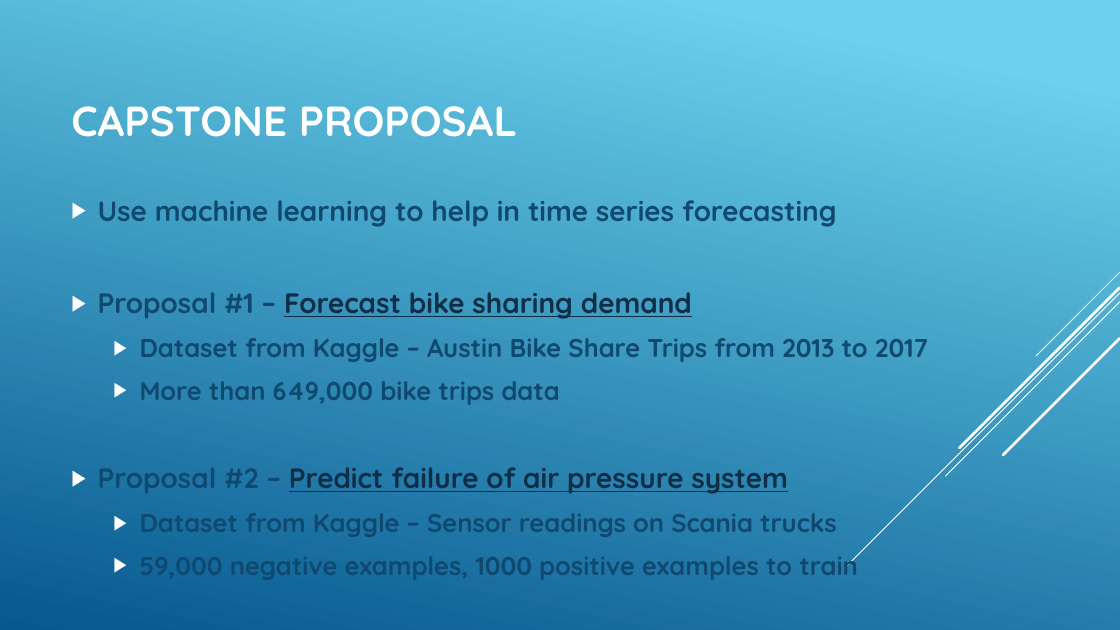
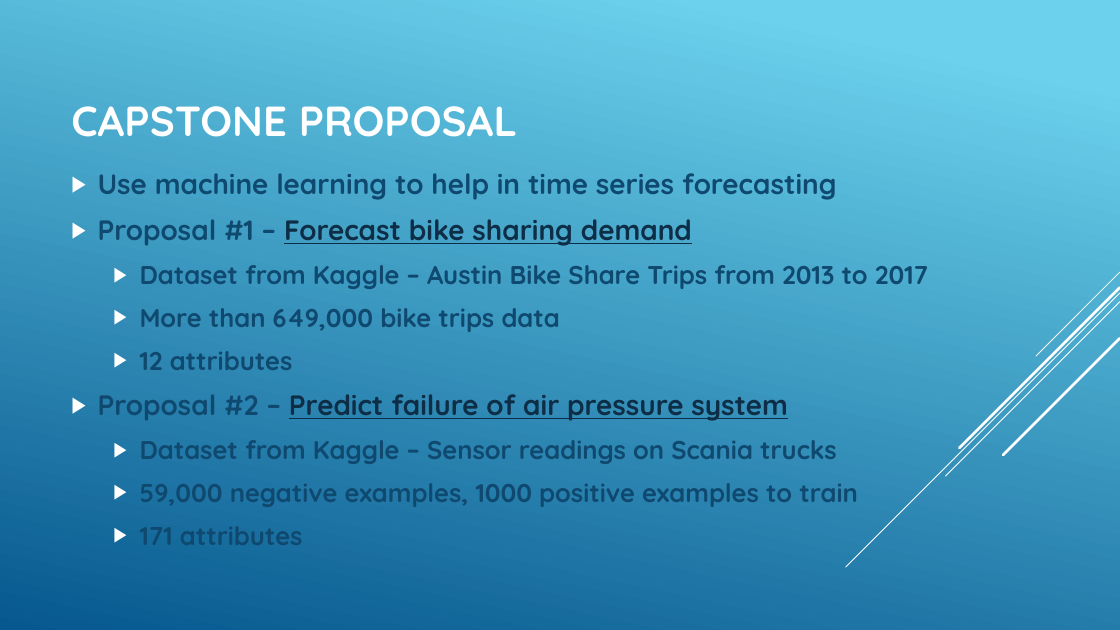
Before and after one commit to YangChenghan/DSI_Projects, a slide deck: slide 4 of Capstone/Capstone Pitch.pptx. Drawn at 1120x630 pixels with LibreOffice and Linux fonts; fonts in the diff are those of the drawing. Boxes give left, top, right and bottom in pixels: in the first picture for what was removed or moved away, otherwise in the second. Text is boxed around its words. In the diff, an @@ line names an element or a change of style, - is before the commit and + after.

Commit message:
Changes to PPT

```diff
--- a/Capstone/Capstone Pitch.pptx
+++ b/Capstone/Capstone Pitch.pptx
@@ text at [98, 173, 928, 507]: paragraph added @@
+  ▶ 171 attributes
@@ text "Use machine learning to help ...": place and size @@
-text "Use machine learning to help ..." at [98, 200, 928, 580]
+text "Use machine learning to help ..." at [98, 173, 928, 507]
@@ text at [140, 351, 293, 370]: paragraph added @@
+  ▶ 12 attributes
```
